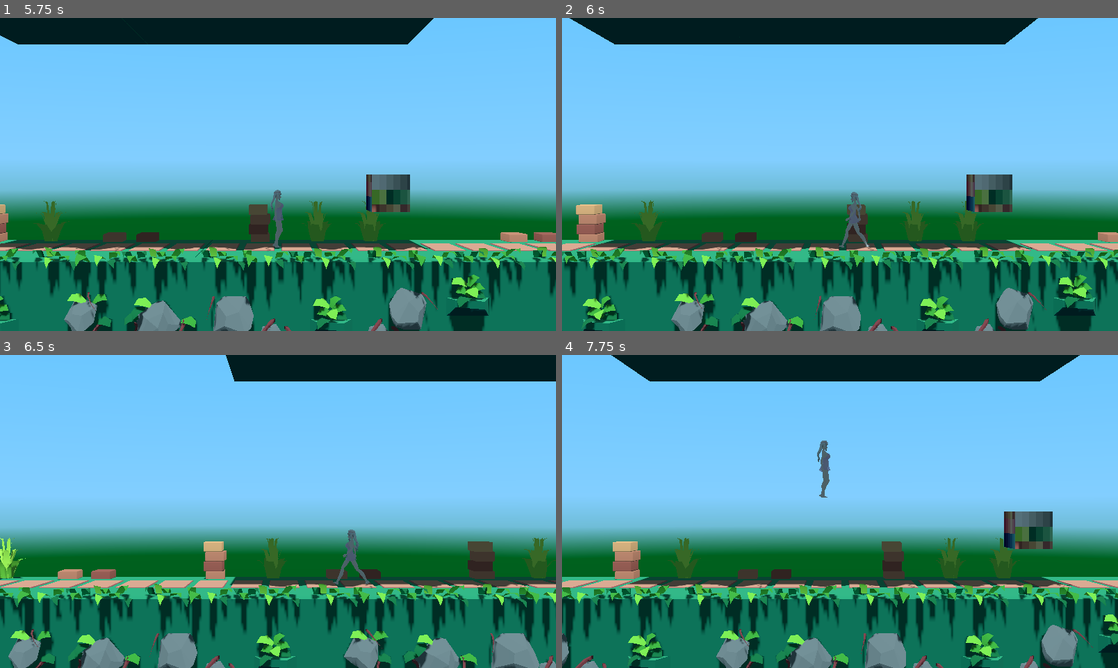
Above: before the commit, frames 1-4 (two rows, left to right).
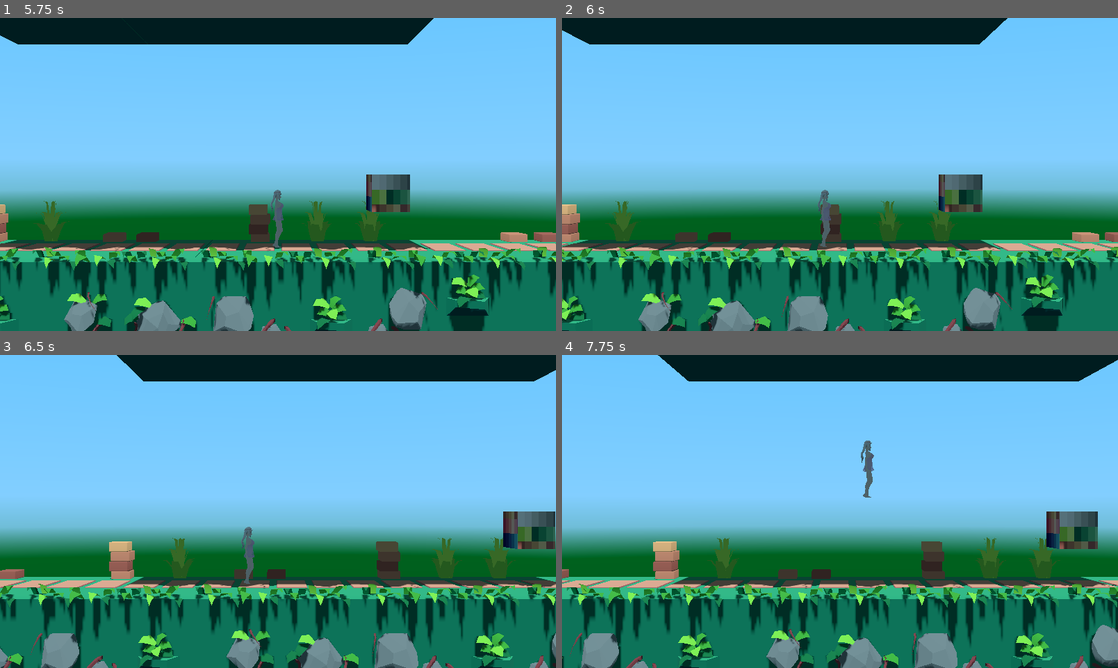
Above: after the commit, the same moments.

Repository: KoB-Kirito/nsfw-minijam-6
Game: Godot game, scene res://menu/splash_screen/splash_screen.tscn
Two runs of this game, one before a commit and one after it. Both use one fixed random seed, a clock stepped at 60 frames per second and the inputs below.
Inputs (mouse positions are in pixels of both pictures, inside the frame that each line leads up to):
- Up to frame 1 (5.75 s): move the mouse to (400, 158) at 0.52 s; hold D (right) 0.53-1.25 s; click (400, 158) at 0.67 s; tap W (jump) at 0.77, 3.77 s; tap Enter at 1.25 s; drag from (166, 190) to (250, 237) at 1.27 s; tap Space at 2 s; move the mouse to (333, 105) at 2.02 s; hold D (right) 2.03-2.75 s; drag from (250, 237) to (111, 127) at 2.77 s; move the mouse to (444, 221) at 3.52 s; hold A (left) 3.53-4.25 s; click "Start" at 4.25 s; drag from (111, 127) to (194, 96) at 5.02 s
- Up to frame 2 (6 s): tap Enter at 5.75 s; move the mouse to (867, 174) at 5.77 s; hold A (left) from 5.78 s (still down); click (867, 174) at 5.92 s
- Up to frame 3 (6.5 s): keep holding A (left)
- Up to frame 4 (7.75 s): release A (left) at 6.5 s; drag from (756, 433) to (728, 527) at 6.52 s; move the mouse to (962, 495) at 7.27 s; hold D (right) from 7.28 s (still down); tap W (jump) at 7.52 s

Frame 1 is identical in both runs. In frame 2, 24% of the frame differs, in the area x 0-100%, y 0-100%; in frame 3, 25%; in frame 4, 25%.
Error after the commit: Invalid access to property or key 'global_position' on a base object of type 'Nil'. (res://game/player/player.gd:44)

Commit message:
turm wieder gebaut

Diff:
--- a/game/levels/Testlevel.tscn
+++ b/game/levels/Testlevel.tscn
@@ -1,9 +1,10 @@
-[gd_scene load_steps=11 format=3 uid="uid://d1it5tbiaxv8a"]
+[gd_scene load_steps=15 format=3 uid="uid://d1it5tbiaxv8a"]
 
 [ext_resource type="MeshLibrary" uid="uid://dfv7wbqvrkh0g" path="res://assets/libraries/Lib_Terrain.tres" id="1_rwoem"]
 [ext_resource type="Material" uid="uid://8be2olkul00i" path="res://assets/materials/Mat_LevelGrid.tres" id="2_bi5ae"]
 [ext_resource type="PackedScene" uid="uid://duqcippdw1h7s" path="res://game/camera/Camera25D.tscn" id="2_txtxq"]
-[ext_resource type="PackedScene" uid="uid://d2vq5gne71oyg" path="res://game/player/player.tscn" id="4_54c4c"]
+[ext_resource type="PackedScene" uid="uid://dmqvtxxrijsq0" path="res://game/player/player.tscn" id="4_54c4c"]
+[ext_resource type="Script" path="res://game/levels/turm.gd" id="6_5b8mj"]
 
 [sub_resource type="BoxMesh" id="BoxMesh_ani3p"]
 
@@ -28,9 +29,60 @@
 ambient_light_color = Color(0.331538, 0.437518, 0.472877, 1)
 ambient_light_sky_contribution = 0.0
 
+[sub_resource type="CylinderShape3D" id="CylinderShape3D_toaqd"]
+
+[sub_resource type="CylinderMesh" id="CylinderMesh_aa27n"]
+top_radius = 9.0
+bottom_radius = 9.0
+radial_segments = 16
+rings = 1
+
+[sub_resource type="CylinderMesh" id="CylinderMesh_ijlhb"]
+top_radius = 4.0
+bottom_radius = 4.0
+height = 4.0
+radial_segments = 8
+rings = 1
+
 [node name="Node3D" type="Node3D"]
 
-[node name="GridMap" type="GridMap" parent="."]
+[node name="Camera25D" parent="." node_paths=PackedStringArray("target") instance=ExtResource("2_txtxq")]
+transform = Transform3D(1, 0, 0, 0, 1, 0, 0, 0, 1, 0, 2, 16)
+fov = 30.0
+target = NodePath("../Player")
+smoothSpeed = 10.0
+
+[node name="MeshInstance3D" type="MeshInstance3D" parent="."]
+transform = Transform3D(1, 0, 0, 0, 1, 0, 0, 0, 1, 3, 1.5, 0)
+material_override = ExtResource("2_bi5ae")
+mesh = SubResource("BoxMesh_ani3p")
+
+[node name="WorldEnvironment" type="WorldEnvironment" parent="."]
+environment = SubResource("Environment_a0wee")
+
+[node name="Player" parent="." instance=ExtResource("4_54c4c")]
+
+[node name="Turm" type="Node3D" parent="." node_paths=PackedStringArray("player")]
+transform = Transform3D(1, 0, 0, 0, 1, 0, 0, 0, 1, 26, -1, -6)
+script = ExtResource("6_5b8mj")
+startX = 26.0
+player = NodePath("../Player")
+
+[node name="StaticBody3D" type="StaticBody3D" parent="Turm"]
+
+[node name="CollisionShape3D" type="CollisionShape3D" parent="Turm/StaticBody3D"]
+transform = Transform3D(18, 0, 0, 0, 18, 0, 0, 0, 18, 0, -17, 0)
+shape = SubResource("CylinderShape3D_toaqd")
+
+[node name="MeshInstance3D" type="MeshInstance3D" parent="Turm"]
+mesh = SubResource("CylinderMesh_aa27n")
+
+[node name="MeshInstance3D2" type="MeshInstance3D" parent="Turm"]
+transform = Transform3D(1, 0, 0, 0, 1, 0, 0, 0, 1, 0, 3, 0)
+mesh = SubResource("CylinderMesh_ijlhb")
+
+[node name="GridMap" type="GridMap" parent="Turm"]
+transform = Transform3D(1, 0, 0, 0, 1, 0, 0, 0, 1, -26, 1, 6)
 mesh_library = ExtResource("1_rwoem")
 cell_center_x = false
 cell_center_y = false
@@ -40,26 +92,8 @@
 }
 metadata/_editor_floor_ = Vector3(0, 4, 0)
 
-[node name="Camera25D" parent="." node_paths=PackedStringArray("target") instance=ExtResource("2_txtxq")]
-transform = Transform3D(1, 0, 0, 0, 1, 0, 0, 0, 1, 0, 2, 16)
-fov = 30.0
-target = NodePath("../Player")
-smoothSpeed = 10.0
-
-[node name="DirectionalLight3D" type="DirectionalLight3D" parent="."]
-transform = Transform3D(1, 0, 0, 0, 0.295108, 0.955464, 0, -0.955464, 0.295108, 0, 4.83629, 3.02739)
+[node name="DirectionalLight3D" type="DirectionalLight3D" parent="Turm"]
+transform = Transform3D(1, 0, 0, 0, 0.295108, 0.955464, 0, -0.955464, 0.295108, -26, 5.83629, 9.02739)
 light_energy = 0.5
 shadow_enabled = true
 shadow_blur = 0.0
-
-[node name="MeshInstance3D" type="MeshInstance3D" parent="."]
-transform = Transform3D(1, 0, 0, 0, 1, 0, 0, 0, 1, 3, 1.5, 0)
-material_override = ExtResource("2_bi5ae")
-mesh = SubResource("BoxMesh_ani3p")
-
-[node name="WorldEnvironment" type="WorldEnvironment" parent="."]
-environment = SubResource("Environment_a0wee")
-
-[node name="Player" parent="." node_paths=PackedStringArray("camera") instance=ExtResource("4_54c4c")]
-camera = NodePath("../Camera25D")
-camera_look_ahead_distance = 4.0
